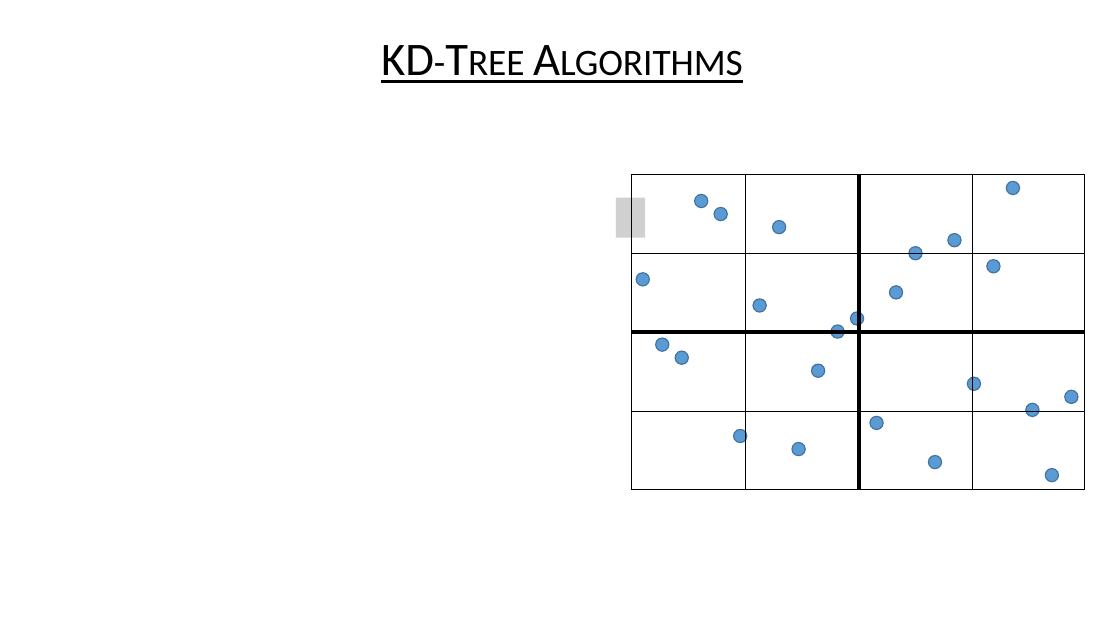
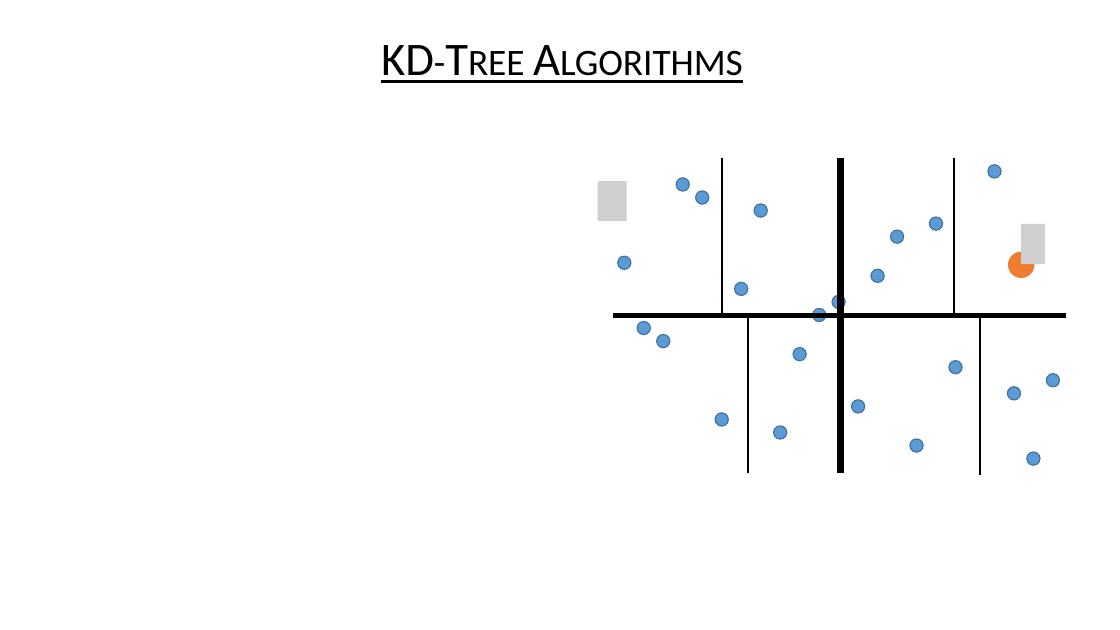
Before and after one commit to USFDataVisualization/Computational-Geometry-Lecture, a slide deck: slide 18 of L12-searches.pptx. Drawn at 1120x630 pixels with LibreOffice and Linux fonts; fonts in the diff are those of the drawing; grey boxes stand for pictures; background and template pictures are left out. Boxes give left, top, right and bottom in pixels: in the first picture for what was removed or moved away, otherwise in the second. Text is boxed around its words. In the diff, an @@ line names an element or a change of style, - is before the commit and + after.

```diff
--- a/L12-searches.pptx
+++ b/L12-searches.pptx
@@ ellipse: place and size @@
-ellipse at [773, 220, 786, 234]
+ellipse at [676, 178, 690, 192]
@@ line added from (722, 158) to (722, 318), #000000 1.5 pt @@
@@ 13 ellipses, 2 lines: place and size @@
-13 ellipses, 2 lines at [631, 175, 1085, 490]
+13 ellipses, 2 lines at [613, 158, 1067, 473]
@@ line (840, 158) - (840, 473): stroke #000000 3.5 pt to #000000 6 pt @@
@@ line added from (954, 158) to (954, 318), #000000 1.5 pt @@
@@ picture added at [597, 181, 627, 222] @@
@@ ellipse: place and size @@
-ellipse at [695, 194, 708, 208]
+ellipse at [696, 191, 709, 204]
@@ ellipse: place and size @@
-ellipse at [714, 208, 728, 221]
+ellipse at [755, 204, 768, 218]
@@ picture added at [1022, 224, 1045, 265] @@
@@ ellipse: place and size @@
-ellipse at [987, 260, 1001, 273]
+ellipse at [1008, 252, 1035, 279]
@@ ellipse at [1008, 252, 1035, 279]: fill #5B9BD5 to #ED7D31; outline #43739E 1 pt to none @@
@@ ellipse: place and size @@
-ellipse at [831, 325, 844, 339]
+ellipse at [832, 296, 845, 309]
@@ line (1067, 316) - (613, 316): stroke #000000 3.5 pt to #000000 4 pt @@
@@ ellipse: place and size @@
-ellipse at [676, 351, 689, 365]
+ellipse at [638, 322, 651, 335]
@@ line added from (748, 313) to (748, 473), #000000 1.5 pt @@
@@ ellipse: place and size @@
-ellipse at [850, 312, 864, 325]
+ellipse at [812, 308, 826, 322]
@@ line added from (981, 316) to (981, 476), #000000 1.5 pt @@
@@ ellipse: place and size @@
-ellipse at [656, 338, 670, 351]
+ellipse at [657, 334, 670, 348]
@@ group removed at [616, 175, 1085, 490]: 4 lines, 1 picture, 1 rectangle @@
@@ ellipse: place and size @@
-ellipse at [792, 443, 806, 456]
+ellipse at [715, 413, 728, 426]
@@ ellipse: place and size @@
-ellipse at [734, 429, 747, 443]
+ellipse at [774, 426, 787, 439]
```
Also in this commit, not shown: 1 other slide changed, 2 slides added, 7 other files.
